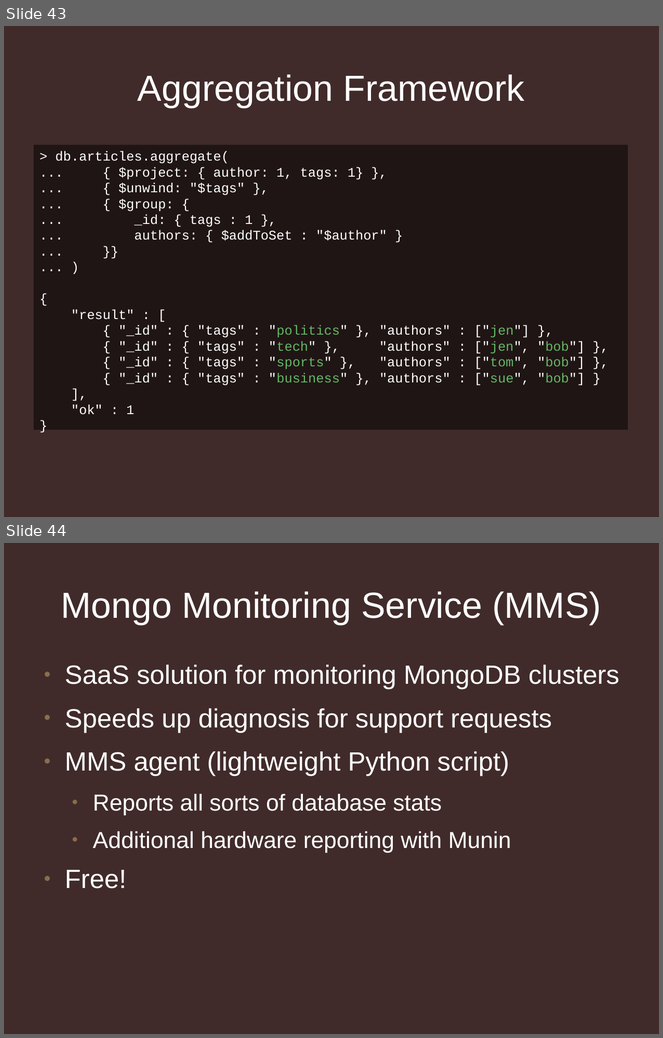
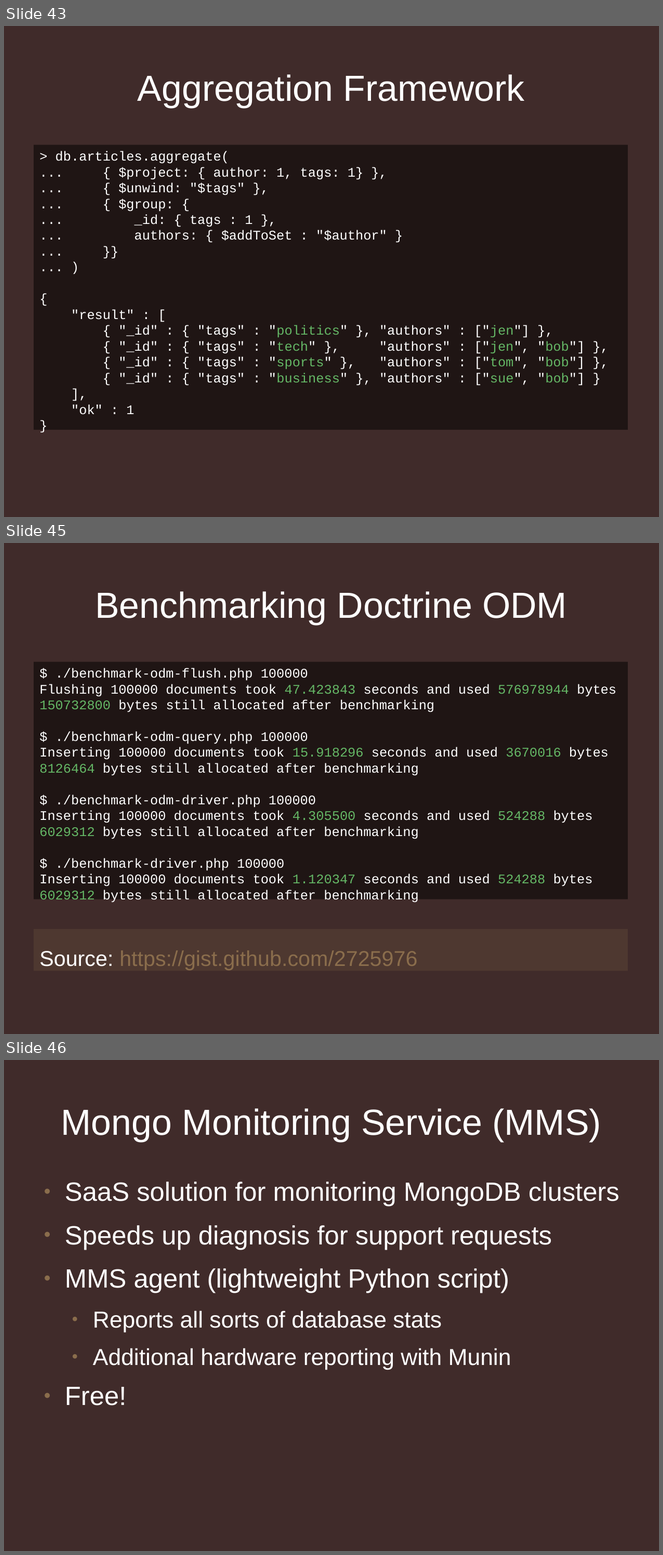
Before and after one commit to jmikola/slides, a slide deck: 20120607-symfony_live/using_mongodb_responsibly.odp. Shown one above the other, each under a label of ours: slides 43 and 44 before the commit, slides 43, 45 and 46 after it; the slides between them are not shown. The pictures are 663x1038 and 663x1555 pixels, drawn with LibreOffice and Linux fonts; fonts in the diff are those of the drawing; background and template pictures are left out. Boxes give left, top, right and bottom in pixels: in the first picture for what was removed or moved away, otherwise in the second. Text is boxed around its words. In the diff, an @@ line names an element or a change of style, - is before the commit and + after.

```diff
--- a/20120607-symfony_live/using_mongodb_responsibly.odp
+++ b/20120607-symfony_live/using_mongodb_responsibly.odp
@@ slide 45 added at (4,543,659,1034), background #402B2A @@
@@ title added at (95,591,567,625), 44 pt, text #FFFFFF @@
+Benchmarking Doctrine ODM
@@ rectangle added at (34,662,629,900), fill #000000 at 50% opacity, 16 pt, text #FFFFFF @@
+$ ./benchmark-odm-flush.php 100000
+Flushing 100000 documents took 47.423843 seconds and used 576978944 bytes
+150732800 bytes still allocated after benchmarking
+$ ./benchmark-odm-query.php 100000
+Inserting 100000 documents took 15.918296 seconds and used 3670016 bytes
+8126464 bytes still allocated after benchmarking
+$ ./benchmark-odm-driver.php 100000
+Inserting 100000 documents took 4.305500 seconds and used 524288 bytes
+6029312 bytes still allocated after benchmarking
+$ ./benchmark-driver.php 100000
+Inserting 100000 documents took 1.120347 seconds and used 524288 bytes
+6029312 bytes still allocated after benchmarking
@@ rectangle added at (34,929,629,971), fill #8A6D4C at 20% opacity, 26 pt, text #8A6D4C @@
+Source: https://gist.github.com/2725976
@@ what was slide 44 is now slide 46 @@
```
Also in this commit, not shown: 5 slides changed, 1 other slide added, 1 slide removed, 1 other file.
